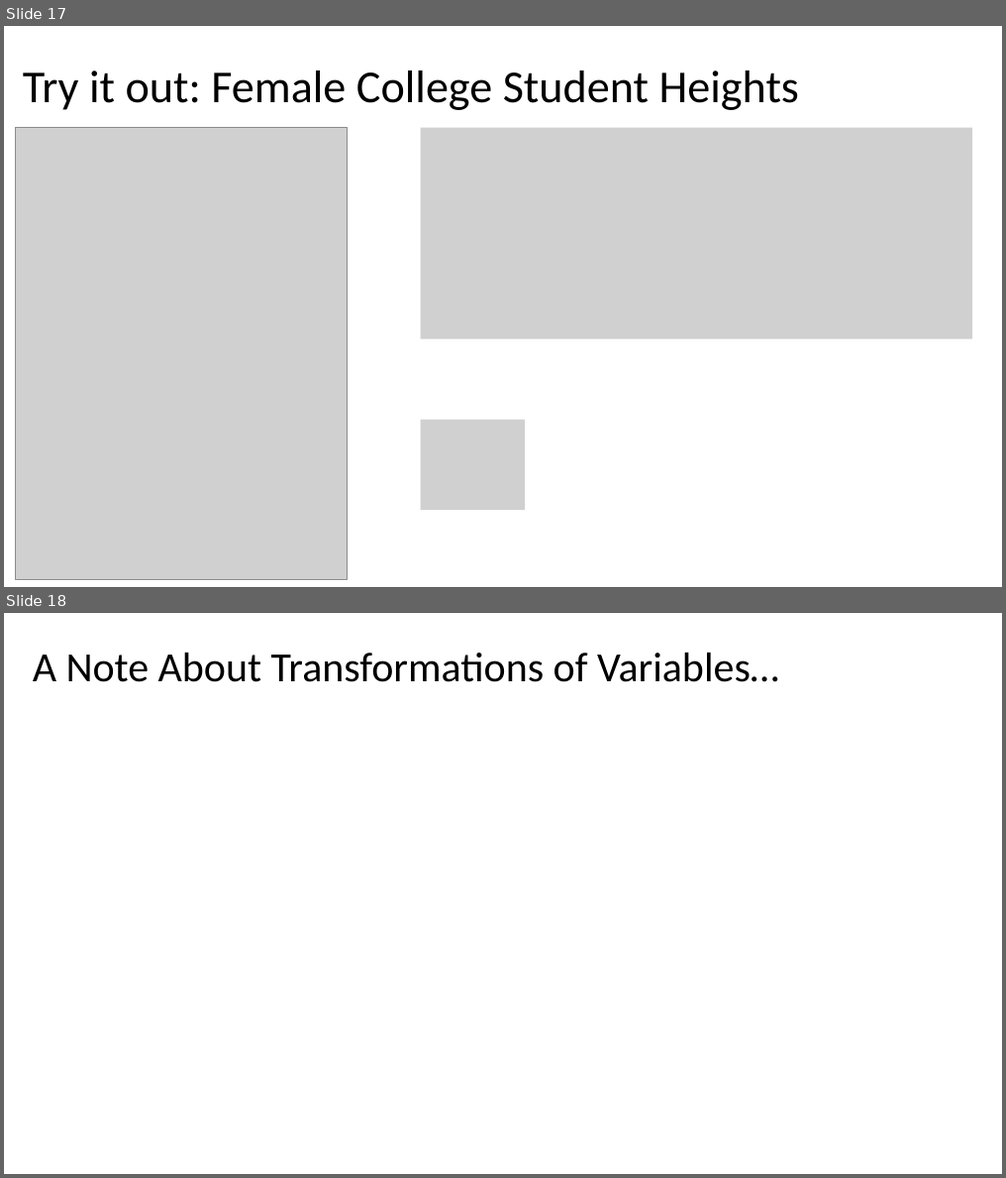
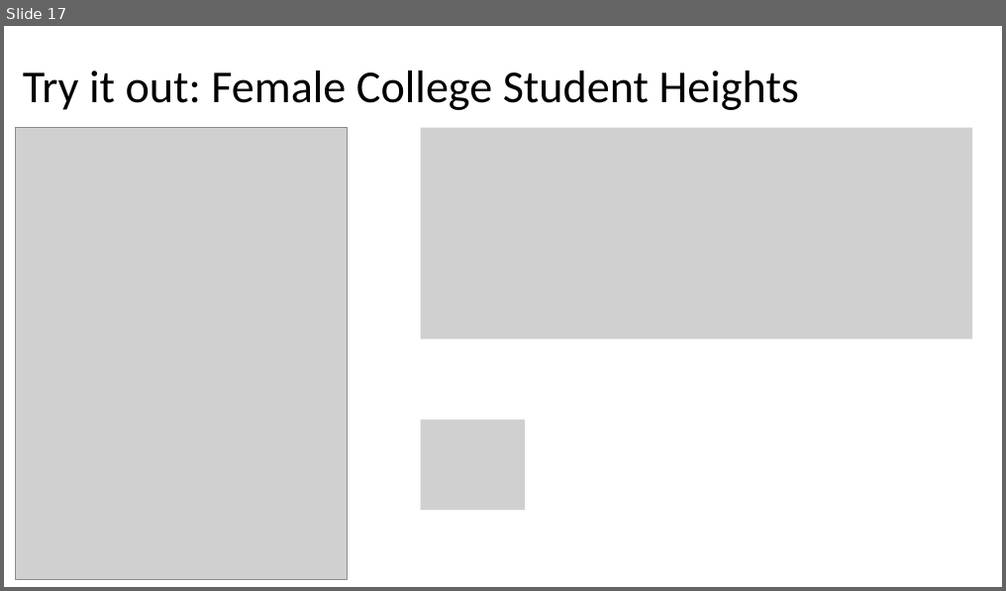
Before and after one commit to Jarred6068/UI_STAT251-03_Spring_2024, a slide deck: docs/lecture_slides/Week 5/Week5_Lecture7_Slides_2_4_2024.pptx. Shown one above the other, each under a label of ours: slides 17 and 18 before the commit, slide 17 after it. The pictures are 1006x1178 and 1006x591 pixels, drawn with LibreOffice and Linux fonts; fonts in the diff are those of the drawing; grey boxes stand for pictures. Boxes give left, top, right and bottom in pixels: in the first picture for what was removed or moved away, otherwise in the second. Text is boxed around its words. In the diff, an @@ line names an element or a change of style, - is before the commit and + after.

```diff
--- a/docs/lecture_slides/Week 5/Week5_Lecture7_Slides_2_4_2024.pptx
+++ b/docs/lecture_slides/Week 5/Week5_Lecture7_Slides_2_4_2024.pptx
@@ slide 18 removed at box(4, 613, 1002, 1174), background #FFFFFF @@
@@ title removed at box(33, 653, 779, 682) @@
-A Note About Transformations of Variables…
```
Also in this commit, not shown: 5 other slides removed, 10 other files.
